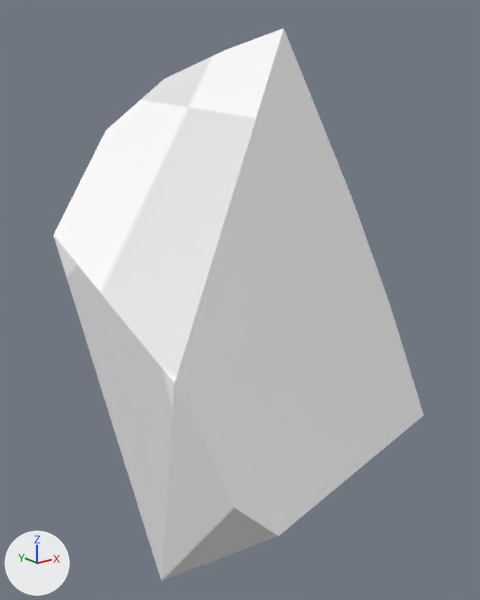
One commit to the glTF model public/assets/models/Project02.glb: the scene before it, then after it.
Camera for both pictures: a camera (50 mm lens) standing at (-1.209, -1.121, -0.522) and looking at (-0.129, 0.229, -1.062). The axes (+X, +Y, +Z) are drawn at lower left. The lights are the same throughout. The first picture is the older version.

Script lines for the objects in view, before the commit:
```python
mat_facetdefault = principled_material('facetDefault')
mat_facetdefault.texture = img_checker01
mat_projectdisplay = principled_material('ProjectDisplay')
mat_projectdisplay.base_color = (1.0, 1.0, 1.0)  # white #ffffff
me_cube_002_cell_008 = bpy.data.meshes.new('Cube.002_cell.008')
me_cube_002_cell_008.from_pydata(...)  # 46 vertices, 88 faces; spans x -0.418..0.775, y -0.483..0.645, z -0.768..0.7
# faces by material slot: [78, 10]
me_cube_002_cell_008.materials.append(mat_facetdefault)  # picture img_checker01
me_cube_002_cell_008.materials.append(mat_projectdisplay)  # white #ffffff
ob_project05 = bpy.data.objects.new('project05', me_cube_002_cell_008)
ob_project05.location = (-0.259, 0.111, -1.023)
```
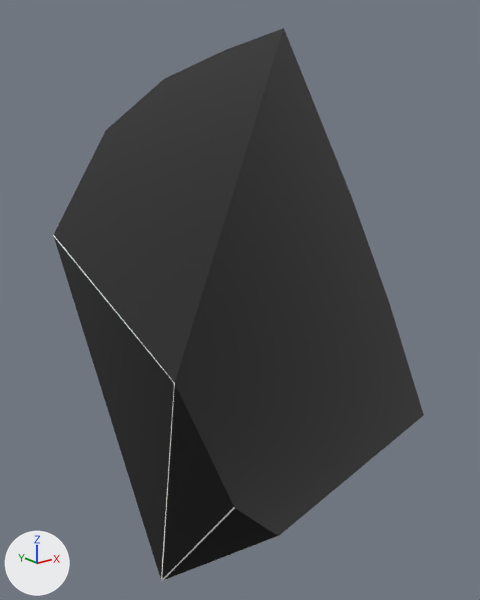
Location of each change, [x1, y1, x2, y2] in pixels of the pictures (480 x 600 px):
'project05', recoloured (white to black): [53, 28, 424, 581] in both

Patch to the scene script:
```diff
--- a/public/assets/models/Project02.glb.py
+++ b/public/assets/models/Project02.glb.py
@@ mat_facetdefault @@
 n1 = _N.new('ShaderNodeOutputMaterial'); n1.name = 'Material Output'
+n3 = _N.new('ShaderNodeMix'); n3.name = 'Mix'
+n3.data_type = 'RGBA'
+n3.blend_type = 'MULTIPLY'
+n3.inputs[0].default_value = 1.0  # 'Factor'
+n4 = _N.new('ShaderNodeVertexColor'); n4.name = 'Color Attribute'
 n2 = _N.new('ShaderNodeTexImage'); n2.name = 'Image Texture'
@@ mat_facetdefault @@
 n0 = _N.new('ShaderNodeBsdfPrincipled'); n0.name = 'Principled BSDF'
 _L.new(n0.outputs[0], n1.inputs[0])  # 'BSDF' to 'Surface'
-_L.new(n2.outputs[0], n0.inputs[0])  # 'Color' to 'Base Color'
+_L.new(n3.outputs[2], n0.inputs[0])  # 'Result' to 'Base Color'
+_L.new(n4.outputs[0], n3.inputs[7])  # 'Color' to 'B'
+_L.new(n2.outputs[0], n3.inputs[6])  # 'Color' to 'A'
@@ mat_projectdisplay @@
 n0 = _N.new('ShaderNodeBsdfPrincipled'); n0.name = 'Principled BSDF'
-n0.inputs[0].default_value = (1.0, 1.0, 1.0, 1.0)  # 'Base Color', white #ffffff
 n1 = _N.new('ShaderNodeOutputMaterial'); n1.name = 'Material Output'
+n2 = _N.new('ShaderNodeVertexColor'); n2.name = 'Color Attribute'
 _L.new(n0.outputs[0], n1.inputs[0])  # 'BSDF' to 'Surface'
+_L.new(n2.outputs[0], n0.inputs[0])  # 'Color' to 'Base Color'
```
